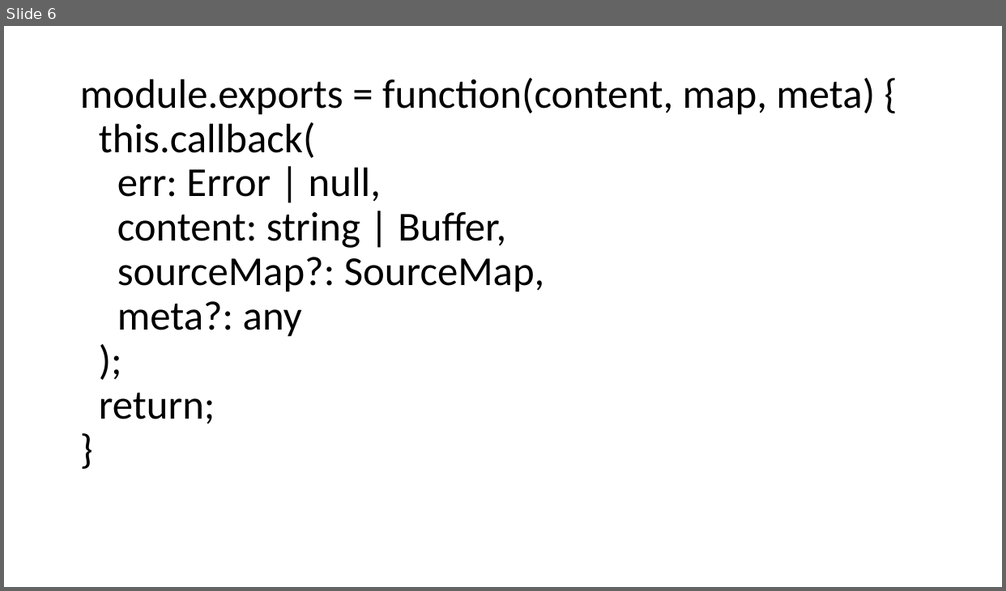
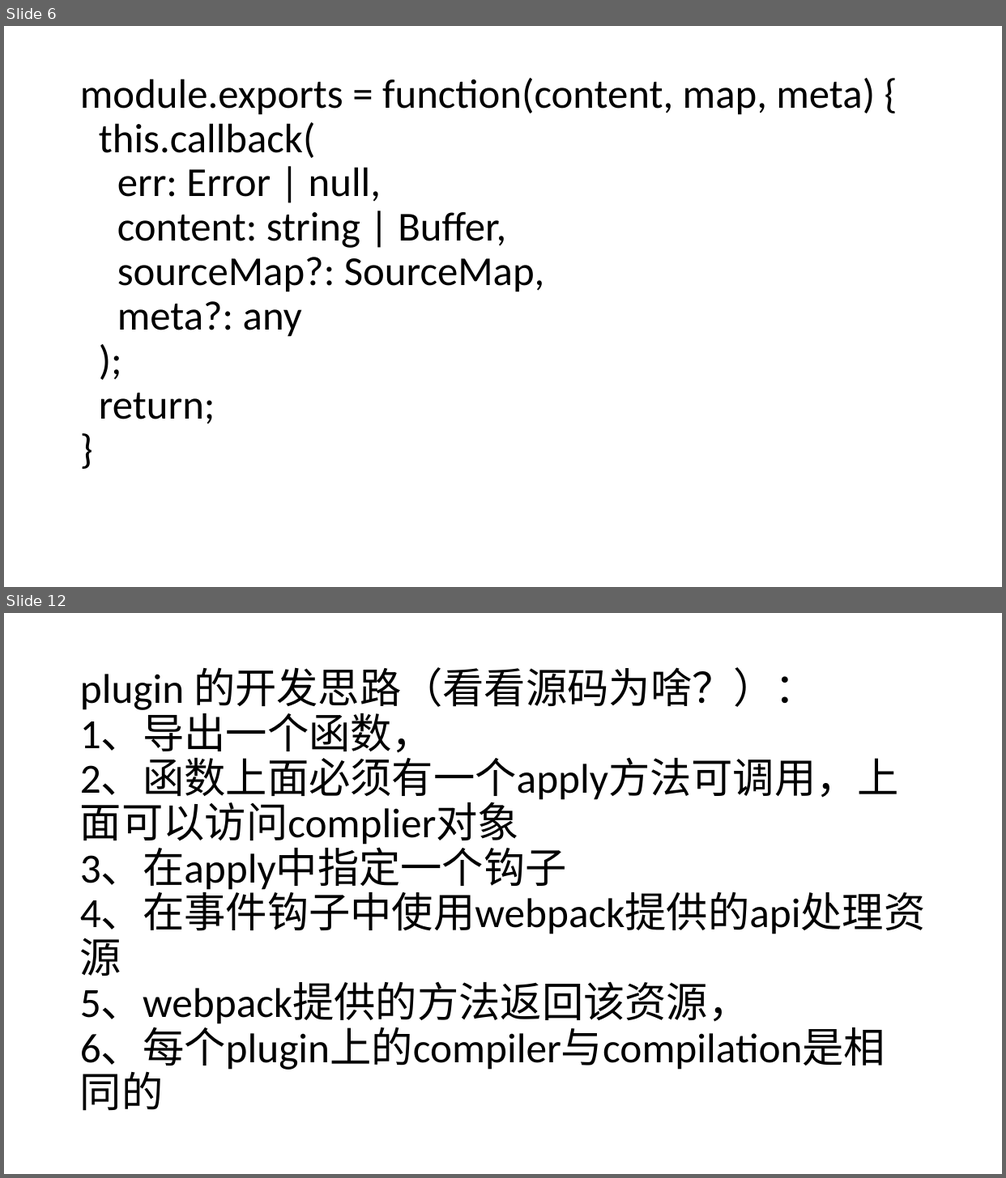
Before and after one commit to tfish-oh/webpack-share, a slide deck: webpack进阶.pptx. Shown one above the other, each under a label of ours: slide 6 before the commit, slides 6 and 12 after it; the slides between them are not shown. The pictures are 1006x591 and 1006x1178 pixels, drawn with LibreOffice and Linux fonts; fonts in the diff are those of the drawing. Boxes give left, top, right and bottom in pixels: in the first picture for what was removed or moved away, otherwise in the second. Text is boxed around its words. In the diff, an @@ line names an element or a change of style, - is before the commit and + after.

```diff
--- a/webpack进阶.pptx
+++ b/webpack进阶.pptx
@@ slide 12 added at box(4, 613, 1002, 1174), background #FFFFFF @@
@@ title added at box(80, 667, 926, 1070), 40 pt, text #000000 @@
+plugin 的开发思路（看看源码为啥？）：
+1、导出一个函数，
+2、函数上面必须有一个apply方法可调用，上面可以访问complier对象
+3、在apply中指定一个钩子
+4、在事件钩子中使用webpack提供的api处理资源
+5、webpack提供的方法返回该资源，
+6、每个plugin上的compiler与compilation是相同的
```
Also in this commit, not shown: 2 slides changed, 9 other slides added, 1 slide removed, 11 other files.
